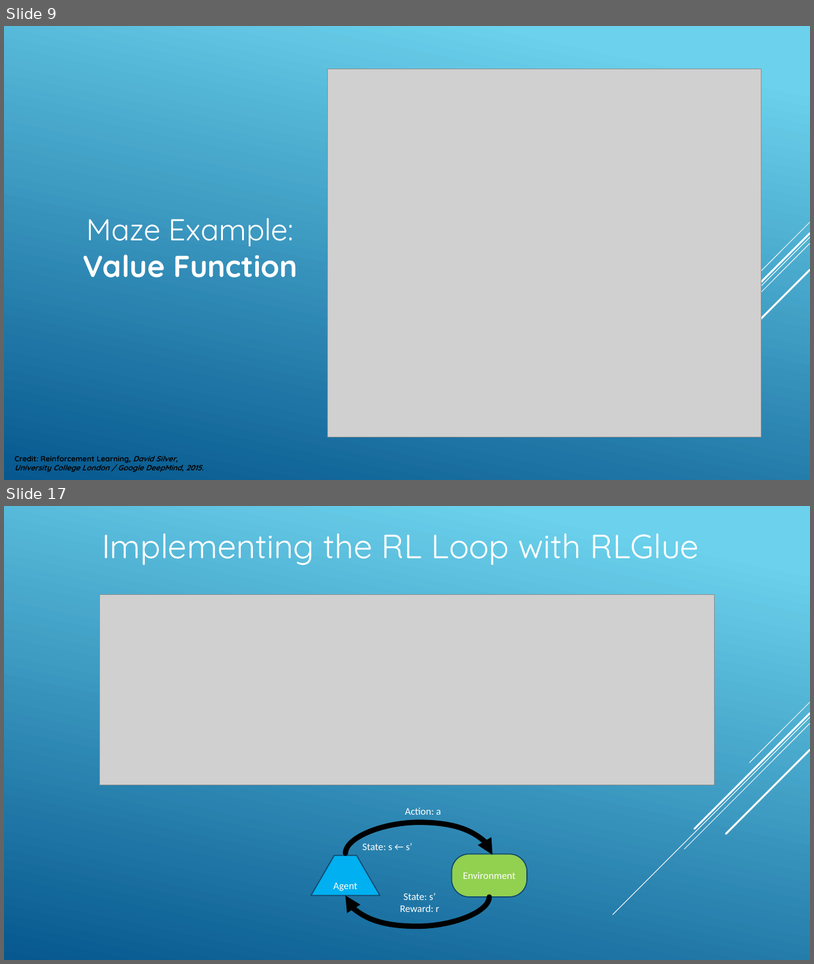
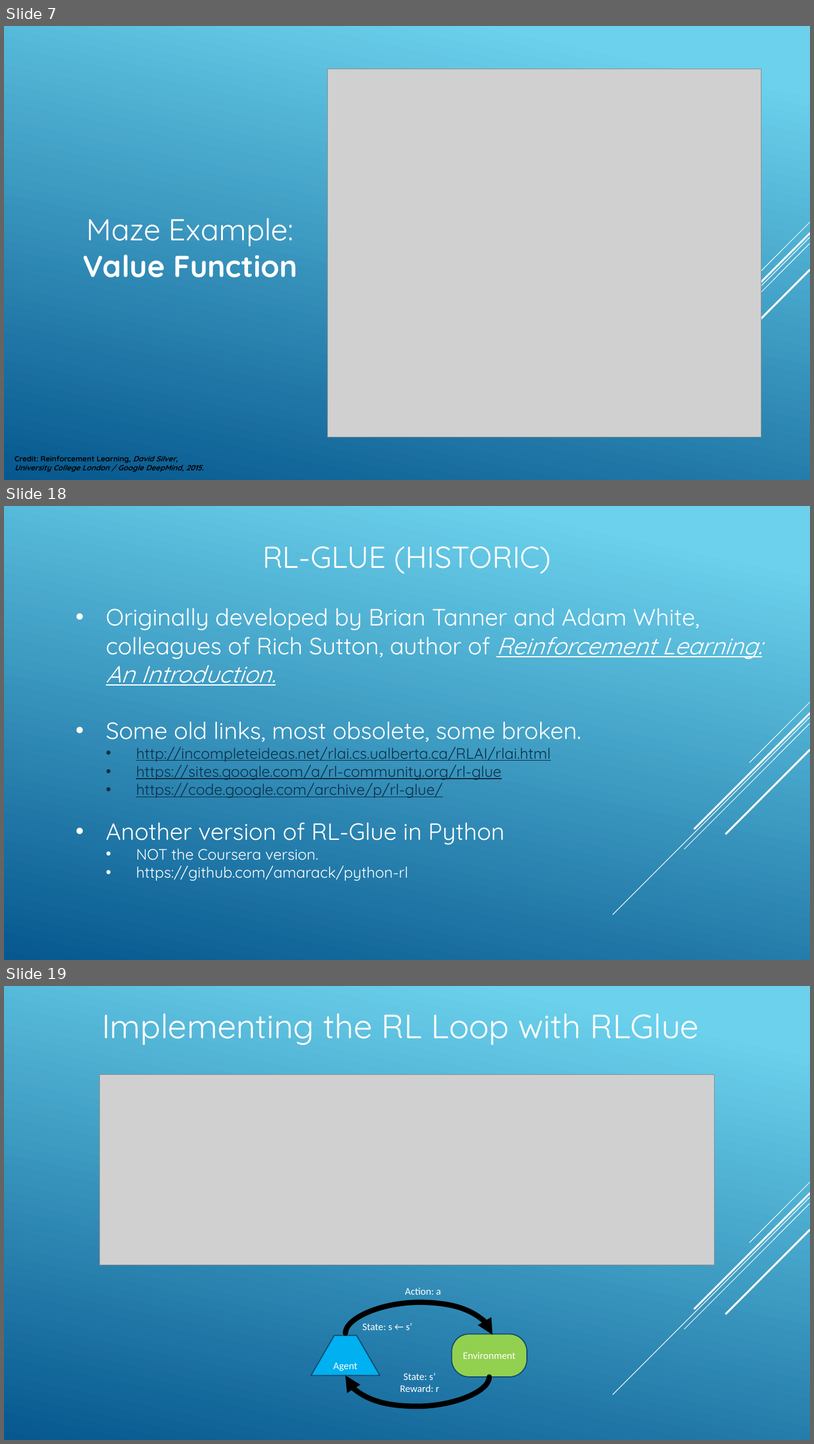
Before and after one commit to seohara1955/Presentations, a slide deck: mw-devs-ml-grp/2020-09-02/simple-rl-glue-app.pptx. Shown one above the other, each under a label of ours: slides 9 and 17 before the commit, slides 7, 18 and 19 after it; the slides between them are not shown. The pictures are 814x964 and 814x1444 pixels, drawn with LibreOffice and Linux fonts; fonts in the diff are those of the drawing; grey boxes stand for pictures. Boxes give left, top, right and bottom in pixels: in the first picture for what was removed or moved away, otherwise in the second. Text is boxed around its words. In the diff, an @@ line names an element or a change of style, - is before the commit and + after.

Commit message:
Update rl-glue slides.

```diff
--- a/mw-devs-ml-grp/2020-09-02/simple-rl-glue-app.pptx
+++ b/mw-devs-ml-grp/2020-09-02/simple-rl-glue-app.pptx
@@ slide 18 added at box(4, 506, 810, 960), background gradient #6ED2EB to #06588E; not listed: 5 template elements that a slide beside it also shows @@
@@ title added at box(263, 546, 552, 574), 36 pt, text #FFFFFF @@
+RL-GLUE (HISTORIC)
@@ text added at box(106, 608, 762, 880), 18 pt, text #FFFFFF @@
+• Originally developed by Brian Tanner and Adam White, colleagues of Rich Sutton, author of Reinforcement Learning: An Introduction.
+• Some old links, most obsolete, some broken.
+  • http://incompleteideas.net/rlai.cs.ualberta.ca/RLAI/rlai.html
+  • https://sites.google.com/a/rl-community.org/rl-glue
+  • https://code.google.com/archive/p/rl-glue/
+• Another version of RL-Glue in Python
+  • NOT the Coursera version.
+  • https://github.com/amarack/python-rl
@@ what was slide 9 is now slide 7 @@
@@ what was slide 17 is now slide 19 @@
```
Also in this commit, not shown: 9 slides changed, 3 other slides added, 1 slide removed, 1 other file.
